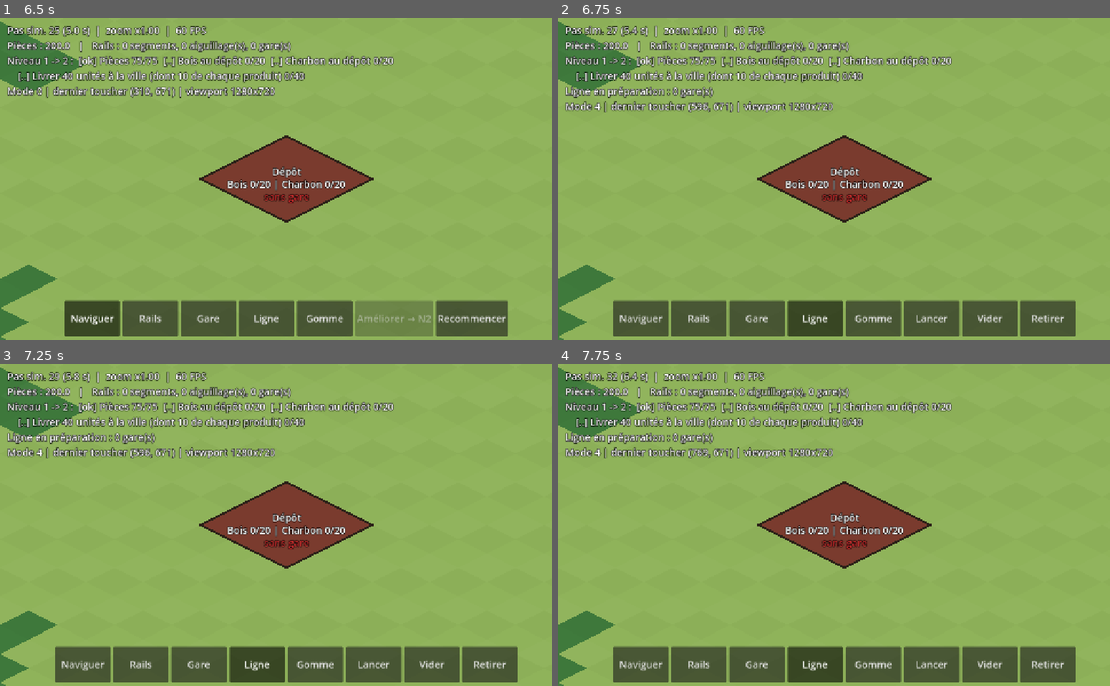
Above: before the commit, frames 1-4 (two rows, left to right).
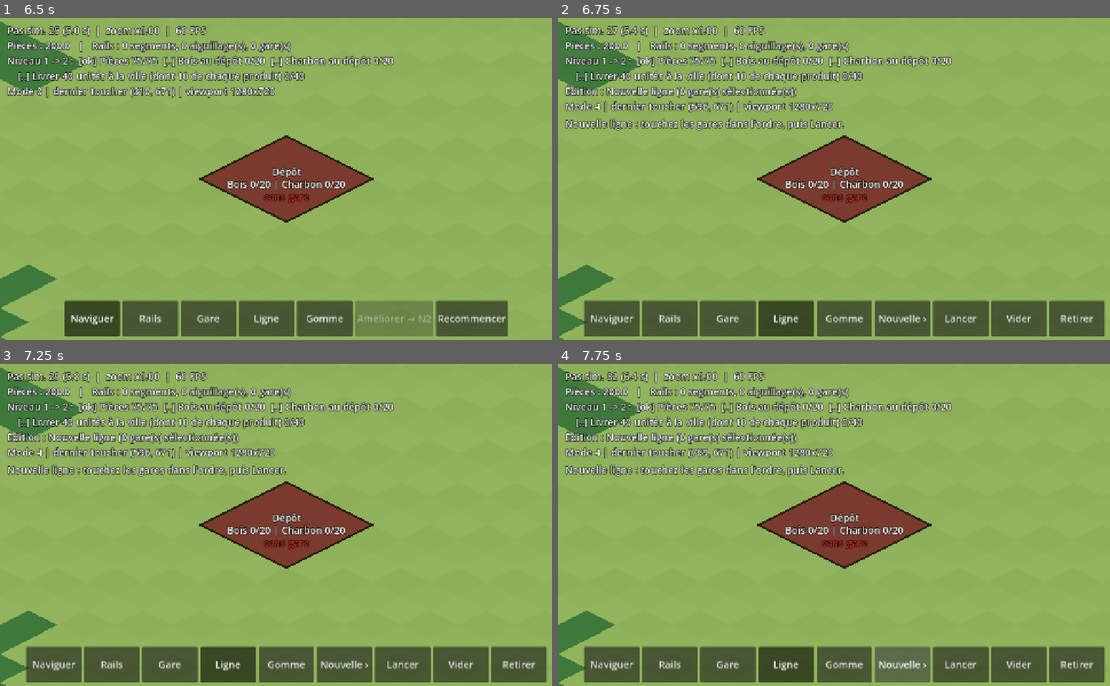
Above: after the commit, the same moments.

Repository: VincentDebaty/TrainWork
Game: Godot game, scene res://scenes/main.tscn
Two runs of this game, one before a commit and one after it. Both use one fixed random seed, a clock stepped at 60 frames per second and the inputs below.
Inputs (mouse positions are in pixels of both pictures, inside the frame that each line leads up to):
- Up to frame 1 (6.5 s): click "Recommencer" at 0.5 s; click "Recommencer" at 1.25 s; click "Recommencer" at 2 s; click "Naviguer" at 2.75 s; click "Rails" at 3.5 s; click "Naviguer" at 4.25 s; click "Gare" at 5 s; click "Naviguer" at 5.75 s
- Up to frame 2 (6.75 s): click "Ligne" at 6.5 s
- Up to frame 3 (7.25 s): no input
- Up to frame 4 (7.75 s): click (900, 663) at 7.25 s, where only the run after the commit has a clickable "Nouvelle ›"

Frame 1 is identical in both runs. In frame 2, 5.2% of the frame differs, in the area x 1-99%, y 20-99%; in frame 3, 5.2%; in frame 4, 5.2%.

Commit message:
Mode Ligne : choisir parmi plusieurs lignes, retirer une seule ligne
Retour de test sur iPhone : avec deux lignes, impossible de choisir laquelle
modifier.

- Bouton « Ligne N › » : passe d'une ligne à l'autre puis à « Nouvelle » ;
  la ligne sélectionnée est éditée (jaune), les autres restent visibles
- « Lancer » modifie la ligne sélectionnée, ou lui ajoute un train si son
  parcours est inchangé ; en « Nouvelle », crée une ligne avec un train
- « Retirer » supprime seulement la ligne sélectionnée et ses trains
  (TrainSimulator.remove_line, cargaison comptée en pertes)
- Tests du contrôleur ; D-021 complété

Co-Authored-By: Claude Opus 5.5 <noreply@anthropic.com>

Diff:
--- a/src/presentation/build_controller.gd
+++ b/src/presentation/build_controller.gd
@@ -27,6 +27,8 @@
 var preview_cost_milli: int = 0
 ## Gares choisies (dans l'ordre) pour la ligne en préparation.
 var pending_stations: Array[int] = []
+## Ligne en cours d'édition en mode Ligne (0 : nouvelle ligne).
+var selected_line: int = 0
 ## Dernière case choisie en mode Rails : point de départ du prochain tracé.
 var head: Vector2i = Vector2i(-1, -1)
 var has_head: bool = false
@@ -61,11 +63,10 @@
 	mode = new_mode
 	if mode != Mode.LINE:
 		_clear_pending()
-	elif pending_stations.is_empty() and _trains != null and _trains.lines.size() == 1:
-		# Une seule ligne : on la charge pour la voir et la modifier.
-		pending_stations = _trains.lines.values()[0].station_ids.duplicate()
-		preview_changed.emit()
-		message.emit("Ligne actuelle affichée : touchez une gare pour l'ajouter à la fin, la dernière pour la retirer, puis Lancer.")
+		selected_line = 0
+	elif _trains != null:
+		# On ouvre la première ligne existante (ou une nouvelle ligne s'il n'y en a pas).
+		_select_line(_line_ids()[0] if not _line_ids().is_empty() else 0)
 	_set_head(false, Vector2i(-1, -1))
 	_cancel_drag()
 	_camera.single_finger_pan = (mode == Mode.NAVIGATE)
@@ -234,42 +235,96 @@
 	_clear_pending()
 
 
-## Crée la ligne choisie et lui affecte un train. Si une ligne identique existe déjà,
-## le nouveau train la rejoint (deux trains sur la même ligne).
+## Passe à la ligne suivante, puis à « Nouvelle », puis revient à la première.
+func select_next_line() -> void:
+	if _trains == null:
+		return
+	var choices: Array[int] = _line_ids()
+	choices.append(0)
+	var index: int = choices.find(selected_line)
+	_select_line(choices[(index + 1) % choices.size()])
+
+
+func selected_line_label() -> String:
+	return "Ligne %d ›" % selected_line if selected_line != 0 else "Nouvelle ›"
+
+
+## Lignes non sélectionnées, à afficher en retrait (listes de gares).
+func other_lines() -> Array:
+	var result: Array = []
+	if _trains != null:
+		for id: int in _line_ids():
+			if id != selected_line:
+				result.append(_trains.lines[id].station_ids)
+	return result
+
+
+func _line_ids() -> Array[int]:
+	var ids: Array[int] = []
+	for id: int in _trains.lines:
+		ids.append(id)
+	ids.sort()
+	return ids
+
+
+func _select_line(line_id: int) -> void:
+	selected_line = line_id if _trains.lines.has(line_id) else 0
+	if selected_line != 0:
+		pending_stations = _trains.lines[selected_line].station_ids.duplicate()
+	else:
+		pending_stations = []
+	preview_changed.emit()
+	if selected_line != 0:
+		message.emit("Ligne %d : touchez une gare pour l'ajouter, la dernière pour la retirer, puis Lancer." % selected_line)
+	else:
+		message.emit("Nouvelle ligne : touchez les gares dans l'ordre, puis Lancer.")
+
+
+## « Lancer » : modifie la ligne sélectionnée (appliqué au prochain arrêt de ses trains),
+## lui ajoute un train si son parcours est inchangé, ou crée une nouvelle ligne avec un train.
 func launch_line() -> void:
 	if _trains == null:
 		return
-	var existing: int = _find_line(pending_stations)
-	var line_id: int = existing
-	if existing != 0 and _trains.trains.size() >= _trains.max_trains():
-		message.emit("Ligne inchangée : elle dessert déjà ces gares, dans cet ordre.")
-		return
-	# Plus de train disponible et une seule ligne : on la modifie (appliqué au prochain arrêt).
-	if existing == 0 and _trains.trains.size() >= _trains.max_trains() and _trains.lines.size() == 1:
-		var updated: int = _trains.update_line(_trains.lines.keys()[0], pending_stations)
+	if selected_line != 0 and _trains.lines.has(selected_line):
+		if pending_stations == _trains.lines[selected_line].station_ids:
+			_add_train_to(selected_line)
+			return
+		var updated: int = _trains.update_line(selected_line, pending_stations)
 		if updated == TrainSimulator.LineResult.OK:
-			message.emit("Ligne modifiée : le train suivra le nouveau parcours après son prochain arrêt.")
-			_clear_pending()
+			message.emit("Ligne %d modifiée : ses trains suivront le nouveau parcours après leur prochain arrêt." % selected_line)
 		else:
 			message.emit(_trains.line_error_message(updated))
 		return
-	if existing == 0:
-		var created: int = _trains.create_line(pending_stations)
-		if created != TrainSimulator.LineResult.OK:
-			message.emit(_trains.line_error_message(created))
-			return
-		line_id = _trains.last_created_line_id
+	var existing: int = _find_line(pending_stations)
+	if existing != 0:
+		selected_line = existing
+		_add_train_to(existing)
+		return
+	var created: int = _trains.create_line(pending_stations)
+	if created != TrainSimulator.LineResult.OK:
+		message.emit(_trains.line_error_message(created))
+		return
+	var line_id: int = _trains.last_created_line_id
 	var result: int = _trains.add_train(line_id)
 	if result != TrainSimulator.LineResult.OK:
-		if existing == 0:
-			_trains.lines.erase(line_id)
+		_trains.lines.erase(line_id)
 		if result == TrainSimulator.LineResult.TOO_MANY_TRAINS:
-			message.emit("Nombre maximal de trains atteint : retirez une ligne avant d'en créer une autre.")
+			message.emit("Nombre maximal de trains atteint : choisissez une ligne existante avec « Ligne › » pour la modifier, ou retirez-en une.")
 		else:
 			message.emit(TrainSimulator.line_result_text(result))
 		return
-	message.emit("Train affecté à la ligne existante." if existing != 0 else "Ligne créée, train en route.")
-	_clear_pending()
+	selected_line = line_id
+	message.emit("Ligne %d créée, train en route." % line_id)
+
+
+func _add_train_to(line_id: int) -> void:
+	var result: int = _trains.add_train(line_id)
+	if result == TrainSimulator.LineResult.OK:
+		message.emit("Train ajouté à la ligne %d." % line_id)
+	elif result == TrainSimulator.LineResult.TOO_MANY_TRAINS:
+		message.emit("Ligne %d inchangée : elle dessert déjà ces gares, dans cet ordre (nombre maximal de trains atteint)." % line_id)
+	else:
+		message.emit(TrainSimulator.line_result_text(result))
 
 
 func _find_line(station_ids: Array[int]) -> int:
@@ -279,10 +334,17 @@
 	return 0
 
 
-func remove_all_lines() -> void:
-	if _trains != null:
-		_trains.clear_lines_and_trains()
-		message.emit("Lignes et trains retirés.")
+## « Retirer » : supprime la ligne sélectionnée et ses trains (les autres lignes restent).
+func remove_selected_line() -> void:
+	if _trains == null:
+		return
+	if selected_line == 0 or not _trains.lines.has(selected_line):
+		message.emit("Choisissez d'abord une ligne avec « Ligne › ».")
+		return
+	var removed: int = selected_line
+	_trains.remove_line(removed)
+	_select_line(_line_ids()[0] if not _line_ids().is_empty() else 0)
+	message.emit("Ligne %d et ses trains retirés." % removed)
 
 
 func _clear_pending() -> void:
--- a/src/presentation/build_toolbar.gd
+++ b/src/presentation/build_toolbar.gd
@@ -20,6 +20,7 @@
 	["reset", "Recommencer", [BuildController.Mode.NAVIGATE]],
 	["undo", "Annuler", [BuildController.Mode.RAIL, BuildController.Mode.ERASE]],
 	["rotate", "Axe", [BuildController.Mode.STATION]],
+	["select_line", "Ligne ›", [BuildController.Mode.LINE]],
 	["launch", "Lancer", [BuildController.Mode.LINE]],
 	["clear", "Vider", [BuildController.Mode.LINE]],
 	["remove_lines", "Retirer", [BuildController.Mode.LINE]],
--- a/src/presentation/main.gd
+++ b/src/presentation/main.gd
@@ -185,6 +185,7 @@
 		save_now()
 	if _reset_armed_left > 0.0:
 		_reset_armed_left -= delta
+	_toolbar.set_action_text("select_line", _build.selected_line_label())
 	var prog: Progression = _simulation.progression
 	_toolbar.set_action_enabled("upgrade", prog.can_upgrade())
 	_toolbar.set_action_text("upgrade", "Niveau max" if prog.is_max_level() else "Améliorer → N%d" % (prog.level + 1))
@@ -242,8 +243,10 @@
 			_build.launch_line()
 		"clear":
 			_build.clear_pending()
+		"select_line":
+			_build.select_next_line()
 		"remove_lines":
-			_build.remove_all_lines()
+			_build.remove_selected_line()
 		"upgrade":
 			var result: int = _simulation.progression.upgrade()
 			if result != Progression.Result.OK:
@@ -295,7 +298,8 @@
 	if _simulation.trains.deadlock_text != "":
 		text += "\n!! " + _simulation.trains.deadlock_text
 	if _build.mode == BuildController.Mode.LINE:
-		text += "\nLigne en préparation : %d gare(s)" % _build.pending_stations.size()
+		var editing: String = "Ligne %d" % _build.selected_line if _build.selected_line != 0 else "Nouvelle ligne"
+		text += "\nÉdition : %s (%d gare(s) sélectionnée(s))" % [editing, _build.pending_stations.size()]
 	text += "\nMode %d | dernier toucher (%d, %d) | viewport %dx%d" % [
 		_build.mode, _last_touch.x, _last_touch.y, get_viewport().get_visible_rect().size.x, get_viewport().get_visible_rect().size.y]
 	if _map.in_bounds(_selected_cell):
--- a/src/presentation/rail_view.gd
+++ b/src/presentation/rail_view.gd
@@ -17,6 +17,7 @@
 const PREVIEW_ERASE: Color = Color(0.95, 0.55, 0.1, 0.8)
 const LINE_COLOR: Color = Color(1.0, 0.85, 0.2, 0.9)
 const BRIDGE_COLOR: Color = Color("8a6a45")
+const OTHER_LINE_COLOR: Color = Color(0.45, 0.65, 1.0, 0.45)
 
 var _network: RailNetwork
 var _projection: RefCounted
@@ -48,6 +49,8 @@
 	for station: RefCounted in _network.stations():
 		_draw_station(station)
 	_draw_preview()
+	if _build.mode == BuildController.Mode.LINE:
+		_draw_other_lines()
 	_draw_pending_line()
 	_draw_head()
 
@@ -114,6 +117,23 @@
 		draw_string(font, badge + Vector2(-7.0 * label.length(), 8), label, HORIZONTAL_ALIGNMENT_LEFT, -1, 24, Color.BLACK)
 
 
+## En mode Ligne, les lignes non sélectionnées restent visibles, en retrait.
+func _draw_other_lines() -> void:
+	for stations: Array[int] in _build.other_lines():
+		for i: int in range(1, stations.size()):
+			var a: RefCounted = _network.station_by_id(stations[i - 1])
+			var b: RefCounted = _network.station_by_id(stations[i])
+			if a == null or b == null:
+				continue
+			var path: Array[Vector2i] = _network.graph.find_path(a.cell, b.cell)
+			if path.size() < 2:
+				continue
+			var points: PackedVector2Array = PackedVector2Array()
+			for cell: Vector2i in path:
+				points.append(_projection.cell_center(cell))
+			draw_polyline(points, OTHER_LINE_COLOR, 10.0)
+
+
 func _draw_leg(from_cell: Vector2i, to_cell: Vector2i) -> void:
 	var path: Array[Vector2i] = _network.graph.find_path(from_cell, to_cell)
 	if path.size() < 2:
--- a/src/sim/train_simulator.gd
+++ b/src/sim/train_simulator.gd
@@ -191,6 +191,21 @@
 func apply_level() -> void:
 	for id: int in trains:
 		_equip_wagons(trains[id])
+
+
+## Supprime une ligne et ses trains ; leur cargaison est perdue (registre des pertes).
+func remove_line(line_id: int) -> void:
+	for id: int in trains.keys():
+		var train: Train = trains[id]
+		if train.line_id != line_id:
+			continue
+		if logistics != null:
+			for good: String in train.cargo.goods():
+				logistics.industry.record_loss(good, train.cargo.total(good))
+		dispatcher.release_all(id)
+		trains.erase(id)
+	lines.erase(line_id)
+	_detect_deadlocks()
 
 
 func clear_lines_and_trains() -> void:
--- a/tests/test_build_controller.gd
+++ b/tests/test_build_controller.gd
@@ -248,14 +248,17 @@
 	var c: int = rig.net.station_at(Vector2i(13, 8)).id
 	var messages: Array[String] = []
 	rig.build.message.connect(func(text: String) -> void: messages.append(text))
+	rig.build.set_mode(Mode.LINE)
 	rig.build.pending_stations = [a, b] as Array[int]
-	rig.build.launch_line()
+	rig.build.launch_line()  # nouvelle ligne
+	rig.build.set_mode(Mode.NAVIGATE)
+	rig.build.set_mode(Mode.LINE)  # la ligne existante est sélectionnée
 	rig.build.pending_stations = [a, b, c] as Array[int]
 	rig.build.launch_line()
 	check_eq(trains_sim.lines.size(), 1, "toujours une seule ligne")
 	check_eq(trains_sim.trains.size(), 1, "toujours un seul train")
 	check_eq(trains_sim.lines.values()[0].station_ids, [a, b, c] as Array[int], "la ligne a été modifiée")
-	check(messages.back().contains("Ligne modifiée"), "message explicite : %s" % messages.back())
+	check(messages.back().contains("modifiée"), "message explicite : %s" % messages.back())
 	_free(rig)
 
 
@@ -281,3 +284,45 @@
 	rig.build.set_mode(Mode.NAVIGATE)
 	check(rig.build.pending_stations.is_empty(), "sélection effacée en quittant le mode Ligne")
 	_free(rig)
+
+
+
+func test_select_among_several_lines_modify_and_remove_one() -> void:
+	var rig: Rig = _rig()
+	var trains_sim: RefCounted = (load("res://src/sim/train_simulator.gd") as GDScript).new(rig.net, (load("res://src/sim/sim_params.gd") as GDScript).new(0.2, 2.0, 3.0, 1.0, 2))
+	rig.build.setup(rig.net, rig.proj, rig.cam, trains_sim)
+	for x: int in [3, 9, 13]:
+		rig.net.place_station(Vector2i(x, 8), 0)
+	for x: int in range(3, 13):
+		rig.net.place_edge(Vector2i(x, 8), Vector2i(x + 1, 8))
+	var a: int = rig.net.station_at(Vector2i(3, 8)).id
+	var b: int = rig.net.station_at(Vector2i(9, 8)).id
+	var c: int = rig.net.station_at(Vector2i(13, 8)).id
+	trains_sim.create_line([a, b] as Array[int])
+	var first: int = trains_sim.last_created_line_id
+	trains_sim.add_train(first)
+	trains_sim.create_line([b, c] as Array[int])
+	var second: int = trains_sim.last_created_line_id
+	trains_sim.add_train(second)
+	rig.build.set_mode(Mode.LINE)
+	check_eq(rig.build.selected_line, first, "la première ligne est sélectionnée")
+	check_eq(rig.build.pending_stations, [a, b] as Array[int], "et affichée")
+	check_eq(rig.build.other_lines().size(), 1, "l'autre ligne reste visible en retrait")
+	rig.build.select_next_line()
+	check_eq(rig.build.selected_line, second, "« Ligne › » passe à la seconde")
+	check_eq(rig.build.pending_stations, [b, c] as Array[int], "son parcours est chargé")
+	rig.build.pending_stations = [b, c, a] as Array[int]
+	rig.build.launch_line()
+	check_eq(trains_sim.lines[second].station_ids, [b, c, a] as Array[int], "la ligne sélectionnée est modifiée")
+	check_eq(trains_sim.lines[first].station_ids, [a, b] as Array[int], "l'autre est intacte")
+	rig.build.select_next_line()
+	check_eq(rig.build.selected_line, 0, "puis « Nouvelle »")
+	check_eq(rig.build.selected_line_label(), "Nouvelle ›", "libellé du bouton")
+	rig.build.select_next_line()
+	check_eq(rig.build.selected_line, first, "et on revient à la première")
+	rig.build.remove_selected_line()
+	check(not trains_sim.lines.has(first), "« Retirer » supprime la ligne sélectionnée")
+	check(trains_sim.lines.has(second), "mais pas l'autre")
+	check_eq(trains_sim.trains.size(), 1, "seul son train est retiré")
+	check_eq(rig.build.selected_line, second, "la ligne restante est sélectionnée")
+	_free(rig)
Not shown, changed: docs/DECISIONS.md
